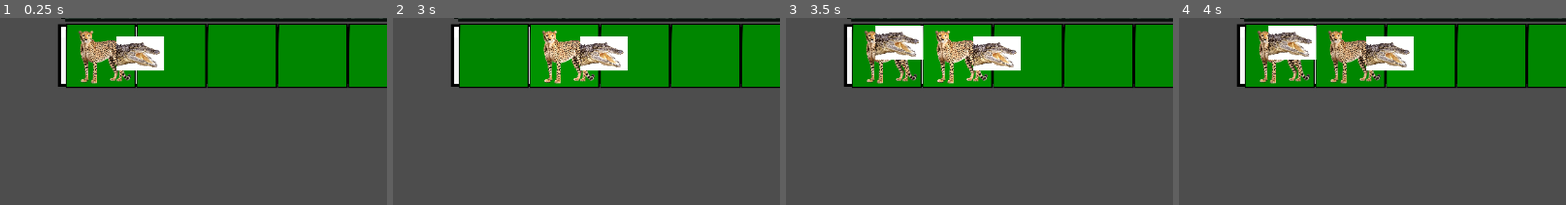
Above: before the commit, frames 1-4 (left to right).
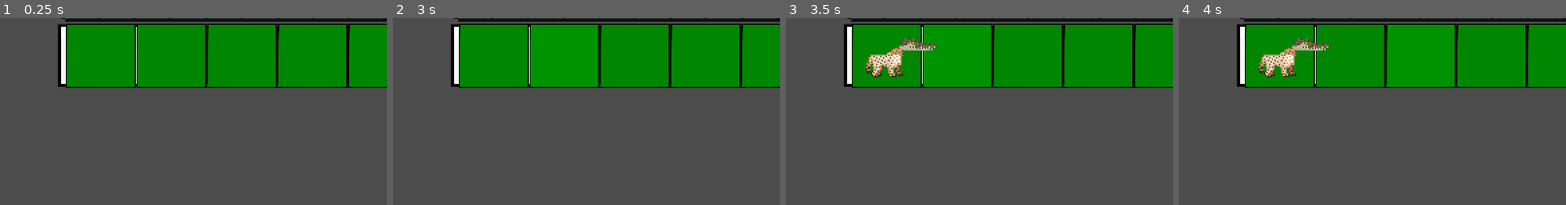
Above: after the commit, the same moments.

Repository: ClimbingWolf/Developing-Natural-Amalgams
Game: Godot game, scene res://main.tscn
Two runs of this game, one before a commit and one after it. Both use one fixed random seed, a clock stepped at 60 frames per second and the inputs below. The engine's default icon, where the game draws it, is replaced by a stand-in: a white triangle on a blue panel in a dark square.
Inputs (mouse positions are % of the whole screen's width and height, from its top left):
- Up to frame 1 (0.25 s): no input
- Up to frame 2 (3 s): tap Enter at 0.5 s; move the mouse to (50, 58) at 0.52 s; hold D (right) 0.53-1.28 s; click (50, 58) at 0.6 s; move the mouse to (2, 58) at 1.27 s; hold S (down) 1.28-2.03 s; click (2, 58) at 1.35 s; move the mouse to (13, 12) at 2.02 s; hold D (right) 2.03-2.78 s; click (13, 12) at 2.1 s; tap Space at 2.75 s; move the mouse to (22, 12) at 2.77 s; hold W (up) from 2.78 s (still down); click (22, 12) at 2.85 s
- Up to frame 3 (3.5 s): keep holding W (up)
- Up to frame 4 (4 s): tap Enter at 3.5 s; move the mouse to (31, 12) at 3.52 s; release W (up) at 3.53 s; hold Left (left) from 3.53 s (still down); click (31, 12) at 3.6 s
The pictures show only the part of the screen within x 0-50%, y 2-51%; the shares and areas given below are measured in that part.

The runs differ from the first frame. In frame 1, 4.1% of the frame differs, in the area x 20-43%, y 6-36%; in frame 2, 4.1%; in frame 3, 7.9%, in the area x 20-61%, y 4-36%; in frame 4, 7.9%.

Commit message:
added sprites

Diff:
--- a/Amalgam/Scenes/amalgam_body.tscn
+++ b/Amalgam/Scenes/amalgam_body.tscn
@@ -16,7 +16,7 @@
 "
 
 [sub_resource type="RectangleShape2D" id="RectangleShape2D_erbss"]
-size = Vector2(131, 127)
+size = Vector2(56, 48)
 
 [node name="Body" type="Node2D" unique_id=7729438]
 script = SubResource("GDScript_82goe")
--- a/Amalgam/Scenes/cheetah_body.tscn
+++ b/Amalgam/Scenes/cheetah_body.tscn
@@ -1,16 +1,22 @@
 [gd_scene format=3 uid="uid://bdawqb80i4wdy"]
 
 [ext_resource type="Script" uid="uid://ctkbsnescmfnx" path="res://Amalgam/Scripts/cheetah_body.gd" id="1_uurb8"]
-[ext_resource type="Texture2D" uid="uid://dwetu1awxc0nt" path="res://sample-images/pngtree-hyper-realistic-a-cheetah-full-body-png-image_13546515.png" id="2_y6pvp"]
+[ext_resource type="Texture2D" uid="uid://c0dtnsjpw7vbf" path="res://Amalgam/Sprites/cheetah.png" id="2_uurb8"]
+
+[sub_resource type="RectangleShape2D" id="RectangleShape2D_uurb8"]
+size = Vector2(56, 48)
 
 [node name="Body" type="Node2D" unique_id=7729438]
 script = ExtResource("1_uurb8")
 
-[node name="Icon" type="Sprite2D" parent="." unique_id=2098181349]
-position = Vector2(2, 1)
-texture = ExtResource("2_y6pvp")
+[node name="Icon" type="Sprite2D" parent="." unique_id=110292569]
+texture = ExtResource("2_uurb8")
 
-[node name="HeadPos" type="Marker2D" parent="." unique_id=249309754]
-position = Vector2(69, -72)
+[node name="HeadPos" type="Marker2D" parent="." unique_id=269953559]
+position = Vector2(12, -3)
 
-[node name="Head" type="Node" parent="." unique_id=1585469975]
+[node name="Area2D" type="Area2D" parent="." unique_id=707278485]
+
+[node name="CollisionShape2D" type="CollisionShape2D" parent="Area2D" unique_id=2075645251]
+position = Vector2(4, 16)
+shape = SubResource("RectangleShape2D_uurb8")
--- a/Amalgam/Scenes/crocodile_head.tscn
+++ b/Amalgam/Scenes/crocodile_head.tscn
@@ -1,7 +1,7 @@
 [gd_scene format=3 uid="uid://c2no4n0our3vs"]
 
 [ext_resource type="Script" uid="uid://8ws6sdvm7ws4" path="res://Amalgam/Scripts/crocodile_head.gd" id="1_52gse"]
-[ext_resource type="Texture2D" uid="uid://bdpx2fi67trif" path="res://sample-images/images (9).jpg" id="2_q77rm"]
+[ext_resource type="Texture2D" uid="uid://cc6bqu57dsxx3" path="res://Amalgam/Sprites/crocodile.png" id="2_52gse"]
 
 [sub_resource type="RectangleShape2D" id="RectangleShape2D_00d32"]
 size = Vector2(161.875, 126.875)
@@ -12,7 +12,8 @@
 speed = 5.0
 
 [node name="Icon" type="Sprite2D" parent="." unique_id=1965967158]
-texture = ExtResource("2_q77rm")
+texture = ExtResource("2_52gse")
+offset = Vector2(10, -5)
 
 [node name="ChompArea" type="Area2D" parent="." unique_id=1802048398]
 
--- a/Amalgam/Scenes/giraffe_head.tscn
+++ b/Amalgam/Scenes/giraffe_head.tscn
@@ -2,6 +2,7 @@
 
 [ext_resource type="Script" uid="uid://bvov0gt5lwc8p" path="res://Amalgam/Scripts/giraffe_head.gd" id="1_40jvg"]
 [ext_resource type="PackedScene" uid="uid://boyf1513a8s8m" path="res://Amalgam/Scenes/amalgam_head.tscn" id="1_tbpb6"]
+[ext_resource type="Texture2D" uid="uid://dpav6ubmgoush" path="res://Amalgam/Sprites/giraffe.png" id="3_pxlsj"]
 
 [sub_resource type="RectangleShape2D" id="RectangleShape2D_tbpb6"]
 size = Vector2(560, 128)
@@ -11,9 +12,12 @@
 speed = 5.0
 
 [node name="Icon" parent="." index="0" unique_id=1965967158]
-position = Vector2(9, -93)
-scale = Vector2(1, 2.546875)
+position = Vector2(16, -24)
+texture = ExtResource("3_pxlsj")
 
-[node name="CollisionShape2D" parent="AttackArea" parent_id_path=PackedInt32Array(1802048398) index="0" unique_id=1855626855]
+[node name="AttackArea" parent="." index="1" unique_id=1802048398]
+position = Vector2(12, 3)
+
+[node name="CollisionShape2D" parent="AttackArea" index="0" unique_id=1855626855]
 position = Vector2(344, 0)
 shape = SubResource("RectangleShape2D_tbpb6")
--- a/Amalgam/Scenes/rhino_body.tscn
+++ b/Amalgam/Scenes/rhino_body.tscn
@@ -2,9 +2,23 @@
 
 [ext_resource type="Script" uid="uid://dd3355rkgmbhr" path="res://Amalgam/Scripts/rhino_body.gd" id="1_1kki0"]
 [ext_resource type="PackedScene" uid="uid://bvu2tdefacneg" path="res://Amalgam/Scenes/amalgam_body.tscn" id="1_125mp"]
+[ext_resource type="Texture2D" uid="uid://b3xlukkua14ur" path="res://Amalgam/Sprites/rhino.png" id="3_8d5u0"]
 
 [node name="Body" unique_id=7729438 instance=ExtResource("1_125mp")]
 script = ExtResource("1_1kki0")
 atk_mult = 1.5
 spd_mult = 1.5
 range_mult = 1.0
+
+[node name="Icon" parent="." index="0" unique_id=2098181349]
+position = Vector2(0, -16)
+texture = ExtResource("3_8d5u0")
+
+[node name="HeadPos" parent="." index="1" unique_id=249309754]
+position = Vector2(25, -13)
+
+[node name="Area2D" parent="." index="2" unique_id=42570756]
+position = Vector2(0, -16)
+
+[node name="CollisionShape2D" parent="Area2D" index="0" unique_id=114629965]
+position = Vector2(4, 16)
--- a/Amalgam/Scenes/tardigrade_body.tscn
+++ b/Amalgam/Scenes/tardigrade_body.tscn
@@ -2,8 +2,18 @@
 
 [ext_resource type="PackedScene" uid="uid://bvu2tdefacneg" path="res://Amalgam/Scenes/amalgam_body.tscn" id="1_2aot1"]
 [ext_resource type="Script" uid="uid://dd7kivoc7bkdw" path="res://Amalgam/Scripts/tardigrade_body.gd" id="1_r5wah"]
+[ext_resource type="Texture2D" uid="uid://5rmiu16n7pt3" path="res://Amalgam/Sprites/tardigrade.png" id="3_7a4ik"]
 
 [node name="Body" unique_id=7729438 instance=ExtResource("1_2aot1")]
 script = ExtResource("1_r5wah")
 hp_mult = 3.0
 range_mult = 1.0
+
+[node name="Icon" parent="." index="0" unique_id=2098181349]
+texture = ExtResource("3_7a4ik")
+
+[node name="HeadPos" parent="." index="1" unique_id=249309754]
+position = Vector2(2, -2)
+
+[node name="CollisionShape2D" parent="Area2D" parent_id_path=PackedInt32Array(42570756) index="0" unique_id=114629965]
+position = Vector2(2, -2)
--- a/Amalgam/Scenes/wolf_head.tscn
+++ b/Amalgam/Scenes/wolf_head.tscn
@@ -2,8 +2,12 @@
 
 [ext_resource type="Script" uid="uid://btjpuf6fvhux8" path="res://Amalgam/Scripts/wolf_head.gd" id="1_3fsil"]
 [ext_resource type="PackedScene" uid="uid://boyf1513a8s8m" path="res://Amalgam/Scenes/amalgam_head.tscn" id="1_a64p6"]
+[ext_resource type="Texture2D" uid="uid://byyf2d2ru3ndi" path="res://Amalgam/Sprites/wolf.png" id="3_iiihe"]
 
 [node name="Head" unique_id=2124160809 instance=ExtResource("1_a64p6")]
 script = ExtResource("1_3fsil")
 attack = 5
 speed = 5.0
+
+[node name="Icon" parent="." index="0" unique_id=1965967158]
+texture = ExtResource("3_iiihe")
--- a/Amalgam/Scripts/creature.gd
+++ b/Amalgam/Scripts/creature.gd
@@ -4,13 +4,14 @@
 @export var defaultHead: PackedScene;
 var body: Amalgam_body
 var head: Amalgam_head
-@export var hp:int
-var attack:int
-var defense:int
-var speed:float
-var range:float
+@export var hp:int =10
+var attack:int =10
+var defense:int=10
+var speed:float=10
+var range:float=10
 func _ready() -> void:
-	#this check sucks but it works as long as we don't add beggining children to the Creature nodes
+
+
 	if(!has_node("Body") && !has_node("Head")):
 		setupCreature(defaultBody.instantiate(), defaultHead.instantiate());
 		add_child(body)
@@ -78,5 +79,5 @@
 	pass
 
 func doAttack():
-	pass
-	#head.attack()
+
+	head.doAttack()
--- a/Amalgam/creature.tscn
+++ b/Amalgam/creature.tscn
@@ -6,6 +6,7 @@
 size = Vector2(66, 65)
 
 [node name="Creature" type="Node2D" unique_id=648550499]
+z_index = 2
 script = ExtResource("1_kxvlq")
 
 [node name="Area2D" type="Area2D" parent="." unique_id=1074649919 groups=["Amalgam"]]
--- a/fighting-ground/Tile/tile_prefab.gd
+++ b/fighting-ground/Tile/tile_prefab.gd
@@ -1,6 +1,8 @@
 extends Node2D
 
 var hover = false
+
+@export var scale_on_tile: int = 20
 
 func _ready():
 	var size = $Sprite2D.texture.get_size() * scale
@@ -23,7 +25,7 @@
 		dupe.name = "Amalgam"
 		add_child(dupe)
 		dupe.get_node("Area2D").process_mode = Node.PROCESS_MODE_INHERIT
-		dupe.scale = Vector2(1,1) * $Sprite2D.texture.get_width()/dupe.get_node("Body").get_node("Icon").texture.get_width()
+		dupe.scale = Vector2(1,1) * scale_on_tile
 		HotbarClass.currentHold.queue_free()
 		HotbarClass.currentHold = Node2D.new()
 	if(has_node("Amalgam") && HotbarClass.currentHoldChecker == false):
--- a/ui/hotbar.tscn
+++ b/ui/hotbar.tscn
@@ -3,9 +3,6 @@
 [ext_resource type="Texture2D" uid="uid://dmoxdrn13y1of" path="res://ui/hotbar.png" id="1_2m22k"]
 [ext_resource type="Script" uid="uid://ph1rv3mltyuf" path="res://ui/hotbar.gd" id="1_v0qo3"]
 [ext_resource type="PackedScene" uid="uid://c45plcsbw2b3c" path="res://ui/hotbar_spot.tscn" id="2_v0qo3"]
-[ext_resource type="PackedScene" uid="uid://dd2uqdwmgy5po" path="res://Amalgam/creature.tscn" id="4_hgl4l"]
-[ext_resource type="PackedScene" uid="uid://bdawqb80i4wdy" path="res://Amalgam/Scenes/cheetah_body.tscn" id="5_on312"]
-[ext_resource type="PackedScene" uid="uid://c2no4n0our3vs" path="res://Amalgam/Scenes/crocodile_head.tscn" id="6_m78bq"]
 
 [node name="Hotbar" type="Node2D" unique_id=645606188]
 script = ExtResource("1_v0qo3")
@@ -19,12 +16,6 @@
 
 [node name="HotbarSpot" parent="Hotbar nodes" unique_id=1938797358 instance=ExtResource("2_v0qo3")]
 position = Vector2(150, 65)
-
-[node name="Amalgam" parent="Hotbar nodes/HotbarSpot" unique_id=893599688 instance=ExtResource("4_hgl4l")]
-position = Vector2(1, -5)
-defaultBody = ExtResource("5_on312")
-defaultHead = ExtResource("6_m78bq")
-hp = 10
 
 [node name="HotbarSpot2" parent="Hotbar nodes" unique_id=1233071261 instance=ExtResource("2_v0qo3")]
 position = Vector2(255, 65)
--- a/ui/hotbar_spot.gd
+++ b/ui/hotbar_spot.gd
@@ -2,6 +2,7 @@
 class_name HotbarClass
 var hover = false;
 var hotbar:Node;
+@export var hotbar_scale: int= 20;
 static var currentHold: Node2D = Node2D.new();
 static var currentHoldChecker = false
 
@@ -44,4 +45,4 @@
 func position_amalgam():
 	$Amalgam.global_position = global_position
 	#This kinda hard coded rn because I couldn't get it to work here
-	$Amalgam.scale = Vector2(.1,.1) * $HotbarSprite.texture.get_width()/$Amalgam.get_node("Body").get_node("Icon").texture.get_width()
+	$Amalgam.scale = Vector2(.1,.1) * hotbar_scale#$HotbarSprite.texture.get_width()/$Amalgam.get_node("Body").get_node("Icon").texture.get_width()
Binary file added: Amalgam/Sprites/chameleon.png
Not shown, added: Amalgam/Sprites/chameleon.png.import
Binary file added: Amalgam/Sprites/cheetah.png
Not shown, added: Amalgam/Sprites/cheetah.png.import
Binary file added: Amalgam/Sprites/crocodile.png
Not shown, added: Amalgam/Sprites/crocodile.png.import
Binary file added: Amalgam/Sprites/frog.png
Not shown, added: Amalgam/Sprites/frog.png.import
Binary file added: Amalgam/Sprites/giraffe.png
Not shown, added: Amalgam/Sprites/giraffe.png.import
Binary file added: Amalgam/Sprites/rhino.png
Not shown, added: Amalgam/Sprites/rhino.png.import
(and 4 more such lines)
